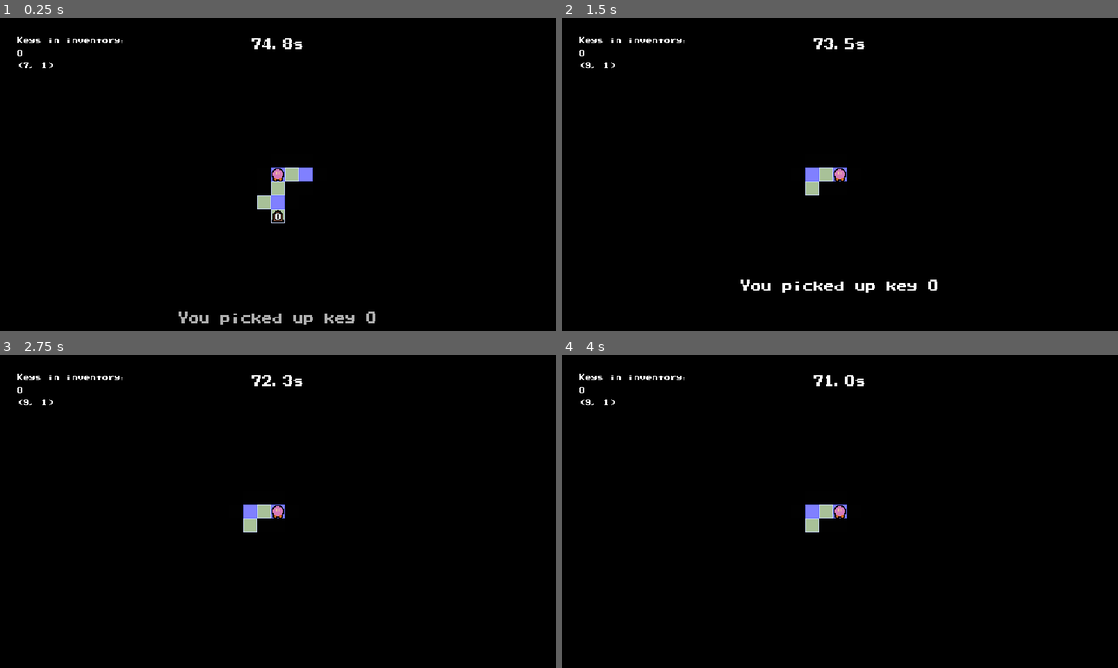
Above: before the commit, frames 1-4 (two rows, left to right).
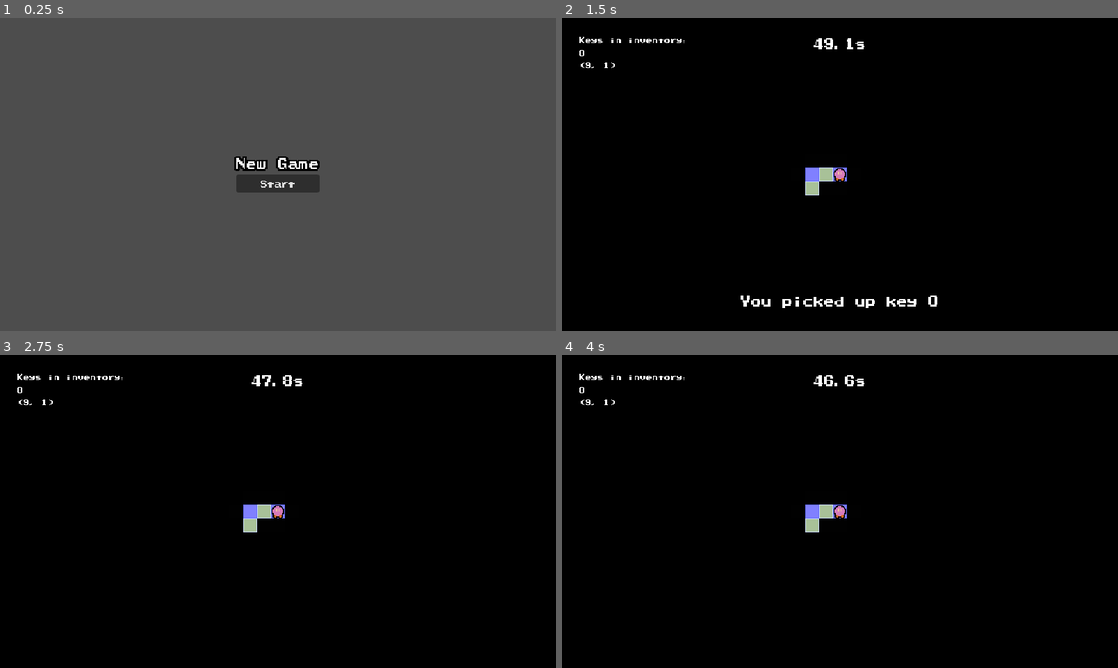
Above: after the commit, the same moments.

Repository: ultsi/randomized-maze-metroidvania
Game: Godot game, scene res://core/game.tscn
The game is run twice, just before and just after one commit, with the same random seed, the same clock (stepped at 60 frames per second) and the same inputs. Before the commit the project has no main scene; this scene is started directly in both runs.
Inputs (mouse positions are in pixels of both pictures, inside the frame that each line leads up to):
- Up to frame 1 (0.25 s): no input
- Up to frame 2 (1.5 s): click (840, 183) at 0.5 s, where only the run after the commit has a clickable "Start"; hold Right (right) from 1.28 s (still down); tap 1 (metro1) at 1.35 s
- Up to frame 3 (2.75 s): release Right (right) at 2.03 s; hold S (down) from 2.03 s (still down); tap 2 (metro2) at 2.1 s
- Up to frame 4 (4 s): release S (down) at 2.78 s; hold Right (right) 2.78-3.53 s; tap 3 (metro3) at 2.85 s; hold W (up) from 3.53 s (still down); tap 4 (metro4) at 3.6 s

The runs differ from the first frame. In frame 1, 100% of the frame differs, in the area x 0-100%, y 0-100%; in frame 2, 0.9%; in frame 3, less than 0.1%; in frame 4, less than 0.1%.

Commit message:
Add pups selection ui, continue and new game ui

Diff:
--- a/core/game.gd
+++ b/core/game.gd
@@ -1,34 +1,129 @@
 extends Node2D
+
+@onready var new_game_ui := $UI/MarginContainer/NewGame as Control
+@onready var new_game_button := $UI/MarginContainer/NewGame/HBoxContainer/VBoxContainer/NewGameButton as Button
+@onready var continue_ui := $UI/MarginContainer/Continue as Control
+@onready var continue_button := $UI/MarginContainer/Continue/HBoxContainer/VBoxContainer/ContinueButton as Button
+@onready var pups_ui := $UI/MarginContainer/PowerUps as Control
+@onready var pup1_label := $UI/MarginContainer/PowerUps/HBoxContainer/VBoxContainer/Pup1Label as Label
+@onready var pup1_button := $UI/MarginContainer/PowerUps/HBoxContainer/VBoxContainer/Pup1Button as Button
+@onready var pup2_button := $UI/MarginContainer/PowerUps/HBoxContainer/VBoxContainer2/Pup2Button as Button
+@onready var pup2_label := $UI/MarginContainer/PowerUps/HBoxContainer/VBoxContainer2/Pup2Label as Label
+@onready var pup3_button := $UI/MarginContainer/PowerUps/HBoxContainer/VBoxContainer3/Pup3Button as Button
+@onready var pup3_label := $UI/MarginContainer/PowerUps/HBoxContainer/VBoxContainer3/Pup3Label as Label
 
 var maze_scene := preload("res://core/maze_tilemap.tscn")
 var maze: Maze
 
 var difficulties: Array[int] = [5, 7, 9, 11, 13, 15, 17]
 
+enum Pup {
+	MoreTime,
+	MoreSight,
+	Torch
+}
+
+var money := 0
 var current_difficulty := 0
 var changing_maze := true
+var meta_powerups: Array[Pup] = [Pup.MoreTime, Pup.MoreSight, Pup.Torch]
+var starting_time := 0.0
+var starting_vision := 0
+var starting_torches := 0
+var pup_costs := [10, 20, 30]
 
 func _process(_delta: float) -> void:
 	if !changing_maze && maze.player_won:
 		changing_maze = true
+		money += int(maze.time_to_clear)
 		await get_tree().create_timer(2.0).timeout
-		current_difficulty = mini(difficulties.size() - 1, current_difficulty + 1)
-		await new_maze()
+		maze.queue_free()
+		show_pups()
 
 
 func _ready() -> void:
+	continue_ui.hide()
+	pups_ui.hide()
+	new_game_ui.show()
+
+	new_game_button.pressed.connect(new_game)
+	pup1_button.pressed.connect(func() -> void: pup_selected(0))
+	pup2_button.pressed.connect(func() -> void: pup_selected(1))
+	pup3_button.pressed.connect(func() -> void: pup_selected(2))
+	continue_button.pressed.connect(continue_pressed)
+
+
+func new_game() -> void:
 	var used_seed := int(Time.get_unix_time_from_system())
 	seed(used_seed)
-	print("Using seed ", used_seed)
+	print("New game using seed ", used_seed)
+	new_game_ui.hide()
+
 	new_maze()
 
+
+func show_pups() -> void:
+	new_game_ui.hide()
+	continue_ui.hide()
+	pups_ui.show()
+
+	pup1_label.text = get_label_for_pup(meta_powerups[0])
+	pup2_label.text = get_label_for_pup(meta_powerups[1])
+	pup3_label.text = get_label_for_pup(meta_powerups[2])
+
+	for i in range(0, 2):
+		pup_costs[i] = randi_range(10, 50)
+
+	pup1_button.text = "Buy ({0}$)".format([pup_costs[0]])
+	pup1_button.disabled = pup_costs[0] > money
+	pup2_button.text = "Buy ({0}$)".format([pup_costs[1]])
+	pup2_button.disabled = pup_costs[1] > money
+	pup3_button.text = "Buy ({0}$)".format([pup_costs[2]])
+	pup3_button.disabled = pup_costs[2] > money
+
+
+func pup_selected(index: int) -> void:
+	print("Selected powerup ", index)
+
+	if index == 0:
+		starting_time += 10
+	elif index == 1:
+		starting_vision += 1
+	elif index == 2:
+		starting_torches += 1
+
+	show_continue()
+
+func get_label_for_pup(pup: Pup) -> String:
+	match pup:
+		Pup.MoreTime:
+			return "+10s more time"
+		Pup.MoreSight:
+			return "+1 more vision"
+		Pup.Torch:
+			return "+1 torch"
+
+	return "Not specified"
+
+func show_continue() -> void:
+	continue_ui.show()
+	new_game_ui.hide()
+	pups_ui.hide()
+
+
+func continue_pressed() -> void:
+	current_difficulty = mini(difficulties.size() - 1, current_difficulty + 1)
+	new_maze()
+	continue_ui.hide()
+
 func new_maze() -> void:
-	if maze:
-		maze.queue_free()
-		await get_tree().create_timer(0.01).timeout
-
 	maze = maze_scene.instantiate()
 	maze.ui_size = difficulties[current_difficulty]
-	maze.time_to_clear = maze.ui_size * 15
+	maze.time_to_clear = maze.ui_size * 10
+
+	#pups
+	maze.player_sight += starting_vision
+	maze.time_to_clear += starting_time
+
 	add_child(maze)
 	changing_maze = false
--- a/core/game.tscn
+++ b/core/game.tscn
@@ -1,6 +1,137 @@
-[gd_scene load_steps=2 format=3 uid="uid://dr3v4b7uak06y"]
+[gd_scene load_steps=4 format=3 uid="uid://dr3v4b7uak06y"]
 
 [ext_resource type="Script" uid="uid://100bqo6qhuqj" path="res://core/game.gd" id="1_d3un6"]
+[ext_resource type="LabelSettings" uid="uid://jq562yjccjbf" path="res://core/message_label.tres" id="2_5sg27"]
+[ext_resource type="FontFile" uid="uid://crkugn6nm3qtn" path="res://materials/Super Mario World Text Box.ttf" id="3_8xnxh"]
 
 [node name="Game" type="Node2D"]
 script = ExtResource("1_d3un6")
+
+[node name="UI" type="Control" parent="."]
+layout_mode = 3
+anchors_preset = 0
+offset_right = 640.0
+offset_bottom = 360.0
+
+[node name="MarginContainer" type="MarginContainer" parent="UI"]
+layout_mode = 1
+anchors_preset = 15
+anchor_right = 1.0
+anchor_bottom = 1.0
+grow_horizontal = 2
+grow_vertical = 2
+theme_override_constants/margin_left = 20
+theme_override_constants/margin_top = 20
+theme_override_constants/margin_right = 20
+theme_override_constants/margin_bottom = 20
+
+[node name="NewGame" type="VBoxContainer" parent="UI/MarginContainer"]
+visible = false
+layout_mode = 2
+size_flags_horizontal = 4
+size_flags_vertical = 4
+
+[node name="HBoxContainer" type="HBoxContainer" parent="UI/MarginContainer/NewGame"]
+layout_mode = 2
+size_flags_horizontal = 4
+size_flags_vertical = 4
+theme_override_constants/separation = 40
+
+[node name="VBoxContainer" type="VBoxContainer" parent="UI/MarginContainer/NewGame/HBoxContainer"]
+layout_mode = 2
+
+[node name="Label2" type="Label" parent="UI/MarginContainer/NewGame/HBoxContainer/VBoxContainer"]
+texture_filter = 1
+layout_mode = 2
+text = "New Game"
+label_settings = ExtResource("2_5sg27")
+
+[node name="NewGameButton" type="Button" parent="UI/MarginContainer/NewGame/HBoxContainer/VBoxContainer"]
+texture_filter = 1
+layout_mode = 2
+theme_override_fonts/font = ExtResource("3_8xnxh")
+text = "Start"
+
+[node name="Continue" type="VBoxContainer" parent="UI/MarginContainer"]
+visible = false
+layout_mode = 2
+size_flags_horizontal = 4
+size_flags_vertical = 4
+
+[node name="HBoxContainer" type="HBoxContainer" parent="UI/MarginContainer/Continue"]
+layout_mode = 2
+size_flags_horizontal = 4
+size_flags_vertical = 4
+theme_override_constants/separation = 40
+
+[node name="VBoxContainer" type="VBoxContainer" parent="UI/MarginContainer/Continue/HBoxContainer"]
+layout_mode = 2
+
+[node name="Label2" type="Label" parent="UI/MarginContainer/Continue/HBoxContainer/VBoxContainer"]
+texture_filter = 1
+layout_mode = 2
+text = "Next maze"
+label_settings = ExtResource("2_5sg27")
+
+[node name="ContinueButton" type="Button" parent="UI/MarginContainer/Continue/HBoxContainer/VBoxContainer"]
+texture_filter = 1
+layout_mode = 2
+theme_override_fonts/font = ExtResource("3_8xnxh")
+text = "Continue"
+
+[node name="PowerUps" type="VBoxContainer" parent="UI/MarginContainer"]
+visible = false
+layout_mode = 2
+size_flags_horizontal = 4
+size_flags_vertical = 4
+
+[node name="HBoxContainer" type="HBoxContainer" parent="UI/MarginContainer/PowerUps"]
+layout_mode = 2
+size_flags_horizontal = 4
+size_flags_vertical = 4
+theme_override_constants/separation = 40
+
+[node name="VBoxContainer" type="VBoxContainer" parent="UI/MarginContainer/PowerUps/HBoxContainer"]
+layout_mode = 2
+
+[node name="Pup1Label" type="Label" parent="UI/MarginContainer/PowerUps/HBoxContainer/VBoxContainer"]
+texture_filter = 1
+layout_mode = 2
+text = "Powerup 1"
+label_settings = ExtResource("2_5sg27")
+
+[node name="Pup1Button" type="Button" parent="UI/MarginContainer/PowerUps/HBoxContainer/VBoxContainer"]
+texture_filter = 1
+layout_mode = 2
+theme_override_fonts/font = ExtResource("3_8xnxh")
+text = "Buy"
+
+[node name="VBoxContainer2" type="VBoxContainer" parent="UI/MarginContainer/PowerUps/HBoxContainer"]
+layout_mode = 2
+
+[node name="Pup2Label" type="Label" parent="UI/MarginContainer/PowerUps/HBoxContainer/VBoxContainer2"]
+texture_filter = 1
+layout_mode = 2
+text = "Powerup 2"
+label_settings = ExtResource("2_5sg27")
+
+[node name="Pup2Button" type="Button" parent="UI/MarginContainer/PowerUps/HBoxContainer/VBoxContainer2"]
+texture_filter = 1
+layout_mode = 2
+theme_override_fonts/font = ExtResource("3_8xnxh")
+text = "Buy"
+
+[node name="VBoxContainer3" type="VBoxContainer" parent="UI/MarginContainer/PowerUps/HBoxContainer"]
+layout_mode = 2
+
+[node name="Pup3Label" type="Label" parent="UI/MarginContainer/PowerUps/HBoxContainer/VBoxContainer3"]
+texture_filter = 1
+layout_mode = 2
+text = "Powerup 3"
+label_settings = ExtResource("2_5sg27")
+
+[node name="Pup3Button" type="Button" parent="UI/MarginContainer/PowerUps/HBoxContainer/VBoxContainer3"]
+texture_filter = 1
+layout_mode = 2
+theme_override_fonts/font = ExtResource("3_8xnxh")
+text = "Buy"
--- /dev/null
+++ b/core/theme.tres
@@ -0,0 +1,7 @@
+[gd_resource type="Theme" load_steps=2 format=3 uid="uid://clcuqcjl3lc54"]
+
+[ext_resource type="FontFile" uid="uid://crkugn6nm3qtn" path="res://materials/Super Mario World Text Box.ttf" id="1_p4dog"]
+
+[resource]
+default_font = ExtResource("1_p4dog")
+default_font_size = 8
--- a/project.godot
+++ b/project.godot
@@ -11,6 +11,7 @@
 [application]
 
 config/name="randomized-maze-metroidvania"
+run/main_scene="uid://dr3v4b7uak06y"
 config/features=PackedStringArray("4.6", "GL Compatibility")
 run/max_fps=60
 config/icon="res://icon.svg"
@@ -22,6 +23,11 @@
 window/size/window_width_override=1280
 window/size/window_height_override=720
 window/stretch/mode="viewport"
+
+[gui]
+
+theme/default_font_antialiasing=0
+theme/custom="uid://clcuqcjl3lc54"
 
 [input]
 
@@ -84,3 +90,4 @@
 
 renderer/rendering_method="gl_compatibility"
 renderer/rendering_method.mobile="gl_compatibility"
+textures/default_filters/use_nearest_mipmap_filter=true
